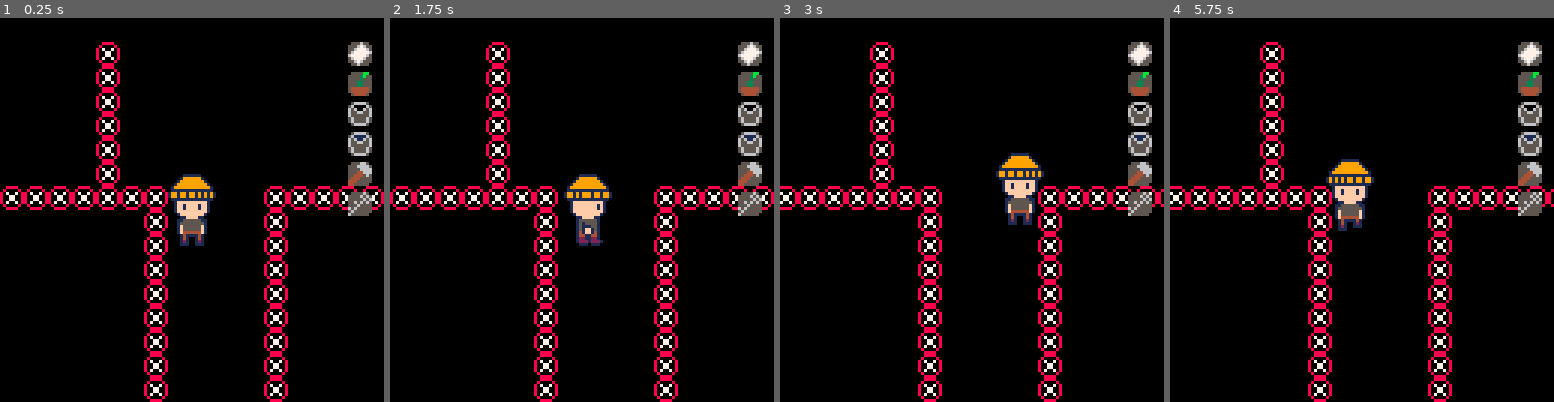
Above: before the commit, frames 1-4 (left to right).
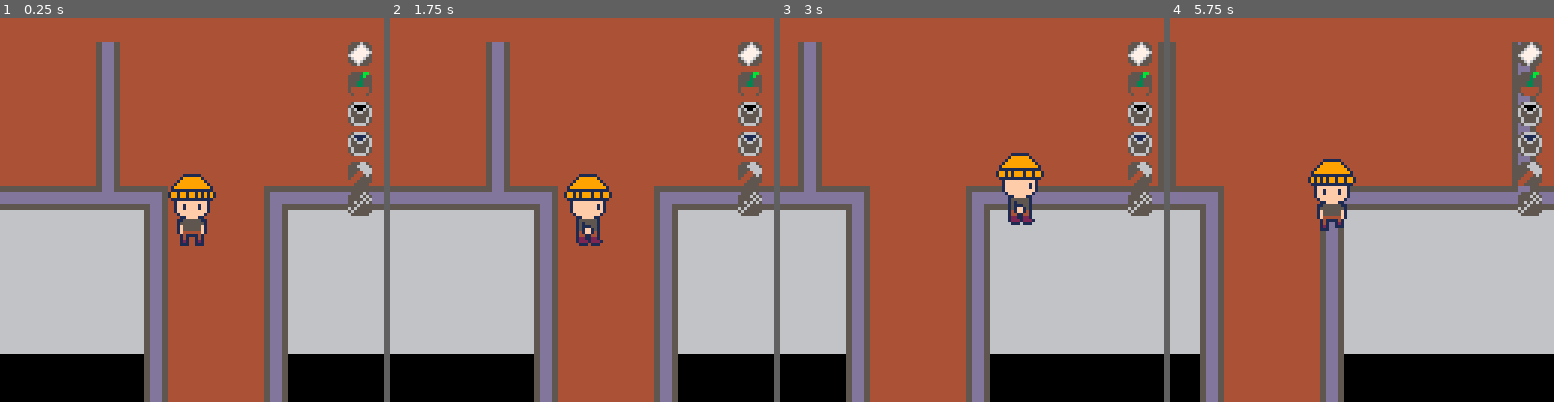
Above: after the commit, the same moments.

Repository: PaoloPortugal/one-last-visit
Game: PICO-8 cartridge mini-jam.p8
Same seed, same stepped clock (60 frames per second), same inputs: the game is played once before the commit and once after it.
Inputs:
- Up to frame 1 (0.25 s): no input
- Up to frame 2 (1.75 s): tap O (Z key) at 0.7, 1.7 s; hold Right from 1.6 s (still down)
- Up to frame 3 (3 s): release Right at 2.1 s; tap O (Z key) at 2.1, 2.5, 2.9 s; hold Up 2.15-2.42 s; hold Right from 2.47 s (still down)
- Up to frame 4 (5.75 s): release Right at 3.03 s; hold Left 3.08-3.58 s; tap O (Z key) every 0.4 s from 3.3 to 5.7 s; hold Down 3.63-3.97 s; hold Right 4.02-4.68 s; hold Up 4.73-5.03 s; hold Left 5.08-5.68 s; hold Down from 5.73 s (still down)

The runs differ from the first frame. In frame 1, 88% of the frame differs, in the area x 0-100%, y 0-100%; in frame 2, 88%; in frame 3, 89%; in frame 4, 90%.

Commit message:
Update mini-jam.p8

Diff:
--- a/mini-jam.p8
+++ b/mini-jam.p8
@@ -152,35 +152,35 @@
 0000000000000000000000000000000001000000000000000000000000000000000000000000000000000000000000000000000000000000000000000000000000000000000000000000000000000000000000000000000000000000000000000000000000000000000000000000000000000000000000000000000000000000
 0000000000000000000000000000000000000000000000000000000000000000000000000000000000000000000000000000000000000000000000000000000000000000000000000000000000000000000000000000000000000000000000000000000000000000000000000000000000000000000000000000000000000000
 __map__
-0000000000000000000000000000000000000000000000000000000000000000000000000000000000000000000000000000000000000000000000001000000000000000000000000000000000000000000000000000000000000000000000000000000000000000000000000000000000000000000000000000000000000000
-0000000000000000000000000000000000000000000000000000000000000000000000000000000000000000000000000000000000000000000000001000000000000000000000000000000000000000000000000000000000000000000000000000000000000000000000000000000000000000000000000000000000000000
-0000000000000000000000000000000000000000000000000000000000000000000000000000000000000000000000000000000000000000000000001000000000000000000000000000000000000000000000000000000000000000000000000000000000000000000000000000000000000000000000000000000000000000
-0000000000000000000000000000000000000000000000000000000000000000000000000000000000000000000000000000000000000000000000001000000000000000000000000000000000000000000000000000000000000000000000000000000000000000000000000000000000000000000000000000000000000000
-0000000000000000000000000000000000000000000000000000000000000000000000000000000000000000000000000000000000000000000000001000000000000000000000000000000000000000000000000000000000000000000000000000000000000000000000000000000000000000000000000000000000000000
-0000000000000000000000000000000000000000000000000000000000000000000000000000000000000000000000000000000000000000000000001000000000000000000000000000000000000000000000000000000000000000000000000000000000000000000000000000000000000000000000000000000000000000
-0000000010101010101010101010101010101010101010101010101010101010101010101010101010101010101010101010101010101010101010101000000000000000000000000000000000000000000000000000000000000000000000000000000000000000000000000000000000000000000000000000000000000000
-0000000010000000000000000000000000000000100000000000000000000000000000000000000000000000100000000000000000000000000000101000000000000000000000000000000000000000000000000000000000000000000000000000000000000000000000000000000000000000000000000000000000000000
-0000000010000000000000000000000000000000100000000000000000000000000000000000000000000000100000000000000000000000000000101000000000000000000000000000000000000000000000000000000000000000000000000000000000000000000000000000000000000000000000000000000000000000
-0000000010000000000000000000000000000000100000000000000000000000000000000000000000000000100000000000000000000000000000101000000000000000000000000000000000000000000000000000000000000000000000000000000000000000000000000000000000000000000000000000000000000000
-0000000010000000000000000000000000000000100000000000000000000000000000000000000000000000100000000000000000000000000000101000000000000000000000000000000000000000000000000000000000000000000000000000000000000000000000000000000000000000000000000000000000000000
-0000000010000000000000000000000000000000100000000000000000000000000000000000000000000000100000000000000000000000000000101000000000000000000000000000000000000000000000000000000000000000000000000000000000000000000000000000000000000000000000000000000000000000
-0000000010000000000000000000000000000000100000000000000000000000000000000000000000000000100000000000000000000000000000101000000000000000000000000000000000000000000000000000000000000000000000000000000000000000000000000000000000000000000000000000000000000000
-0000000010000000000000000000000000000000100000000000000000000000000000000000000000000000100000000000000000000000000000101000000000000000000000000000000000000000000000000000000000000000000000000000000000000000000000000000000000000000000000000000000000000000
-0000000010000000000000000000000000000000100000000000000000000000000000000000000000000000100000000000000000000000000000101000000000000000000000000000000000000000000000000000000000000000000000000000000000000000000000000000000000000000000000000000000000000000
-0000000010101010101010101010000010101010100000000000000000000000000000000000000000000000100000000000000000000000000000101000000000000000000000000000000000000000000000000000000000000000000000000000000000000000000000000000000000000000000000000000000000000000
-0000000000000000000000000010000010000000100000000000000000000000000000000000000000000000100000101010101010101010101010101000000000000000000000000000000000000000000000000000000000000000000000000000000000000000000000000000000000000000000000000000000000000000
-0000000000000000000000000010000010000000100000000000000000000000000000000000000000000000100000100000000000000000000000101000000000000000000000000000000000000000000000000000000000000000000000000000000000000000000000000000000000000000000000000000000000000000
-0000000000000000000000000010000010101010101010101010000000000000000000000000000000000000100000100000000000000000000000101000000000000000000000000000000000000000000000000000000000000000000000000000000000000000000000000000000000000000000000000000000000000000
-0000000000000000000000000010000010000000000000000010000000000000000000000000000000000000100000100000000000000000000000101000000000000000000000000000000000000000000000000000000000000000000000000000000000000000000000000000000000000000000000000000000000000000
-0000000000000000000000000010000010000000000000000010000000000000000000000000000000000000100000100000000000000000000000101000000000000000000000000000000000000000000000000000000000000000000000000000000000000000000000000000000000000000000000000000000000000000
-0000000000000000000000000010000010000000000000000010000000000000000000000000000000000000100000100000000000000000000000101000000000000000000000000000000000000000000000000000000000000000000000000000000000000000000000000000000000000000000000000000000000000000
-0000000000000000000000000010000010000000000000000010101010101010101010100000101010101010100000101010101010101010101010101000000000000000000000000000000000000000000000000000000000000000000000000000000000000000000000000000000000000000000000000000000000000000
-0000000000000000000000000010000010000000000000000000000000000000000000100000100010000000000000000000000000000000000000101000000000000000000000000000000000000000000000000000000000000000000000000000000000000000000000000000000000000000000000000000000000000000
-1010101010101010101010101010000010101010101010101010000000000000000000100000100010000000000000000000000000000000000000101000000000000000000000000000000000000000000000000000000000000000000000000000000000000000000000000000000000000000000000000000000000000000
-1000000000000000000000000000000000000000000000000010000000000000000000100000100010000000000000000000000000000000000000101000000000000000000000000000000000000000000000000000000000000000000000000000000000000000000000000000000000000000000000000000000000000000
-1000000000000000000000000000000000000000000000000010000000000000000000100000100010000000000000000000000000000000000000101000000000000000000000000000000000000000000000000000000000000000000000000000000000000000000000000000000000000000000000000000000000000000
-1000000000000000000000000000000000000000000000000010000000000000000000100000100010000000000000000000000000000000000000101000000000000000000000000000000000000000000000000000000000000000000000000000000000000000000000000000000000000000000000000000000000000000
-1000000000000000000000000000000000000000000000000010101010101010101010100000101010000000000000000000000000000000000000101000000000000000000000000000000000000000000000000000000000000000000000000000000000000000000000000000000000000000000000000000000000000000
-1000000000000000000000000000000000000000000000000000000000000000000000000000000000000000000000000000000000000000000000101000000000000000000000000000000000000000000000000000000000000000000000000000000000000000000000000000000000000000000000000000000000000000
-1000000000000000000000000000000000000000000000000000000000000000000000000000000000000000000000000000000000000000000000101000000000000000000000000000000000000000000000000000000000000000000000000000000000000000000000000000000000000000000000000000000000000000
-1000000000000000000000000000000000000000000000000010000000000000000000000000000010000000000000000000000000000000000000101000000000000000000000000000000000000000000000000000000000000000000000000000000000000000000000000000000000000000000000000000000000000000
+000000003a3b3b3b3b3b3b3b3b3b3b3b3b3b3b3b3c00000000000000000000000000000000000000000000003a3b3b3b3b3b3b3b3b3b3b3b3b3b3b3c1000000000000000000000000000000000000000000000000000000000000000000000000000000000000000000000000000000000000000000000000000000000000000
+00000000390f0f0f0f0f0f0f0f0f0f0f0f0f0f0f390000000000000000000000000000000000000000000000390f0f0f0f0f0f0f0f0f0f0f0f0f0f391000000000000000000000000000000000000000000000000000000000000000000000000000000000000000000000000000000000000000000000000000000000000000
+00000000390f0f0f0f0f0f0f0f0f0f0f0f0f0f0f390000000000000000000000000000000000000000000000390f0f0f0f0f0f0f0f0f0f0f0f0f0f391000000000000000000000000000000000000000000000000000000000000000000000000000000000000000000000000000000000000000000000000000000000000000
+00000000390f0f0f0f0f0f0f0f0f0f0f0f0f0f0f390000000000000000000000000000000000000000000000390f0f0f0f0f0f0f0f0f0f0f0f0f0f391000000000000000000000000000000000000000000000000000000000000000000000000000000000000000000000000000000000000000000000000000000000000000
+00000000390f0f0f0f0f0f0f0f0f0f0f0f0f0f0f390000000000000000000000000000000000000000000000390f0f0f0f0f0f0f0f0f0f0f0f0f0f391000000000000000000000000000000000000000000000000000000000000000000000000000000000000000000000000000000000000000000000000000000000000000
+0000000039464646464646464646464646464646390000000000000000000000000000000000000000000000394646464646464646464646464646391000000000000000000000000000000000000000000000000000000000000000000000000000000000000000000000000000000000000000000000000000000000000000
+0000000039464646464646464646464646464646391010101010101010101010101010101010101010101010394646464646464646464646464646391000000000000000000000000000000000000000000000000000000000000000000000000000000000000000000000000000000000000000000000000000000000000000
+0000000039444545444544454445444544454445394747474747474747474747474747474747474747474747394445444544454445444544454445391000000000000000000000000000000000000000000000000000000000000000000000000000000000000000000000000000000000000000000000000000000000000000
+0000000039545555545554555455545554555455394747474747474747474747474747474747474747474747395455545554555455545554555455391000000000000000000000000000000000000000000000000000000000000000000000000000000000000000000000000000000000000000000000000000000000000000
+0000000039444544454445444544454445444445394747474747474747474747474747474747474747474747394445555444454445444544455455391000000000000000000000000000000000000000000000000000000000000000000000000000000000000000000000000000000000000000000000000000000000000000
+0000000039545554555455545554555455545455394747474747474747474747474747474747474747474747395455454454555455545554554445391000000000000000000000000000000000000000000000000000000000000000000000000000000000000000000000000000000000000000000000000000000000000000
+0000000039444545444544454445444544454445394747474747474747474747474747474747474747474747394445444555545554444544455455391000000000000000000000000000000000000000000000000000000000000000000000000000000000000000000000000000000000000000000000000000000000000000
+0000000039545555545554555455545554555455394747474747474747474747474747474747474747474747395455545545444544545554554445391000000000000000000000000000000000000000000000000000000000000000000000000000000000000000000000000000000000000000000000000000000000000000
+0000000039444545444544454445444544454445394747474747474747474747474747474747474747474747394454555455545554444544455455391000000000000000000000000000000000000000000000000000000000000000000000000000000000000000000000000000000000000000000000000000000000000000
+0000000039545555545554555455444554555455394747474747474747474747474747474747474747474747395455444544454445545544454445391000000000000000000000000000000000000000000000000000000000000000000000000000000000000000000000000000000000000000000000000000000000000000
+000000003d3b3b3b3b3b3b3b3b3c54553a3b3b3b3e4747474747474747474747474747474747474747474747394445545554555455545554555455391000000000000000000000000000000000000000000000000000000000000000000000000000000000000000000000000000000000000000000000000000000000000000
+000000000f0f0f0f0f0f0f0f0f394445390f0f0f0f474747474747474747474747474747474747473a3b3b3b3e54553b3b3b3b3b3b3b3b3b3b3b3b3f1000000000000000000000000000000000000000000000000000000000000000000000000000000000000000000000000000000000000000000000000000000000000000
+000000000f0f0f0f0f0f0f0f0f395455390f0f0f0f47474747474747474747474747474747474747390f0f0f0f44450f0f0f0f0f0f0f0f0f0f0f0f391000000000000000000000000000000000000000000000000000000000000000000000000000000000000000000000000000000000000000000000000000000000000000
+3a3b3b3b3b3b3b3b3b3b3b3b3b3e44453d3b3b3b3b3b3b3b3b3c4747474747474747474747474747390f0f0f0f54550f0f0f0f0f0f0f0f0f0f0f0f391000000000000000000000000000000000000000000000000000000000000000000000000000000000000000000000000000000000000000000000000000000000000000
+390f0f0f0f0f0f0f0f0f0f0f0f0f54550f0f0f0f0f0f0f0f0f394747474747474747474747474747390f0f0f0f44450f0f0f0f0f0f0f0f0f0f0f0f391000000000000000000000000000000000000000000000000000000000000000000000000000000000000000000000000000000000000000000000000000000000000000
+390f0f0f0f0f0f0f0f0f0f0f0f0f44450f0f0f0f0f0f0f0f0f394747474747474747474747474747390f0f0f0f54550f0f0f0f0f0f0f0f0f0f0f0f391000000000000000000000000000000000000000000000000000000000000000000000000000000000000000000000000000000000000000000000000000000000000000
+390f0f0f0f0f0f0f0f0f0f0f0f0f54550f0f0f0f0f0f0f0f0f39474747474747474747474747474739464646465555464646464646464646464646391000000000000000000000000000000000000000000000000000000000000000000000000000000000000000000000000000000000000000000000000000000000000000
+390f0f0f0f0f0f0f0f0f0f0f0f0f44450f0f0f0f0f0f0f0f0f3d3b3b3b3b3b3b3b3b3b3b47473b3b3e464646465555464646464646464646464646391000000000000000000000000000000000000000000000000000000000000000000000000000000000000000000000000000000000000000000000000000000000000000
+394646464646464646464646464654554646464646464646460f0f0f0f0f0f0f0f0f0f0f47470f0f0f444544454445444544454445444544454445391000000000000000000000000000000000000000000000000000000000000000000000000000000000000000000000000000000000000000000000000000000000000000
+394646464646464646464646464644454646464646464646460f0f0f0f0f0f0f0f0f0f0f47470f0f0f545554555455545554555455545554555455391000000000000000000000000000000000000000000000000000000000000000000000000000000000000000000000000000000000000000000000000000000000000000
+394445444544454445444544454445444544454445444544450f0f0f0f0f0f0f0f0f0f0f47470f0f0f444544454445444544454445444544454445391000000000000000000000000000000000000000000000000000000000000000000000000000000000000000000000000000000000000000000000000000000000000000
+395455545554555455545554555455545554555455545554550f0f0f0f0f0f0f0f0f0f0f54540f0f0f545554555455545554555455545554555455391000000000000000000000000000000000000000000000000000000000000000000000000000000000000000000000000000000000000000000000000000000000000000
+3944454445444544454445444544454445444544454445444546464646464646464646465454464646444544454445444544454445444544454445391000000000000000000000000000000000000000000000000000000000000000000000000000000000000000000000000000000000000000000000000000000000000000
+3954555455545554555455545554555455545554555455545546464646464646464646465454464646545554555455545554555455545554555455391000000000000000000000000000000000000000000000000000000000000000000000000000000000000000000000000000000000000000000000000000000000000000
+3944454445444544454445444544454445444544454445444544454445444544454445444544454445444544454445444544454445444544454445391000000000000000000000000000000000000000000000000000000000000000000000000000000000000000000000000000000000000000000000000000000000000000
+3954555455545554555455545554555455545554555455545554555455545554555455545554555455545554555455545554555455545554555455391000000000000000000000000000000000000000000000000000000000000000000000000000000000000000000000000000000000000000000000000000000000000000
+3944454445444544454445444544454445444544454445444539444544454445444544454445444539444544454445444544454445444544454445391000000000000000000000000000000000000000000000000000000000000000000000000000000000000000000000000000000000000000000000000000000000000000
Not shown, changed: 63 lines of the sprite sheet (__gfx__) section of mini-jam.p8
